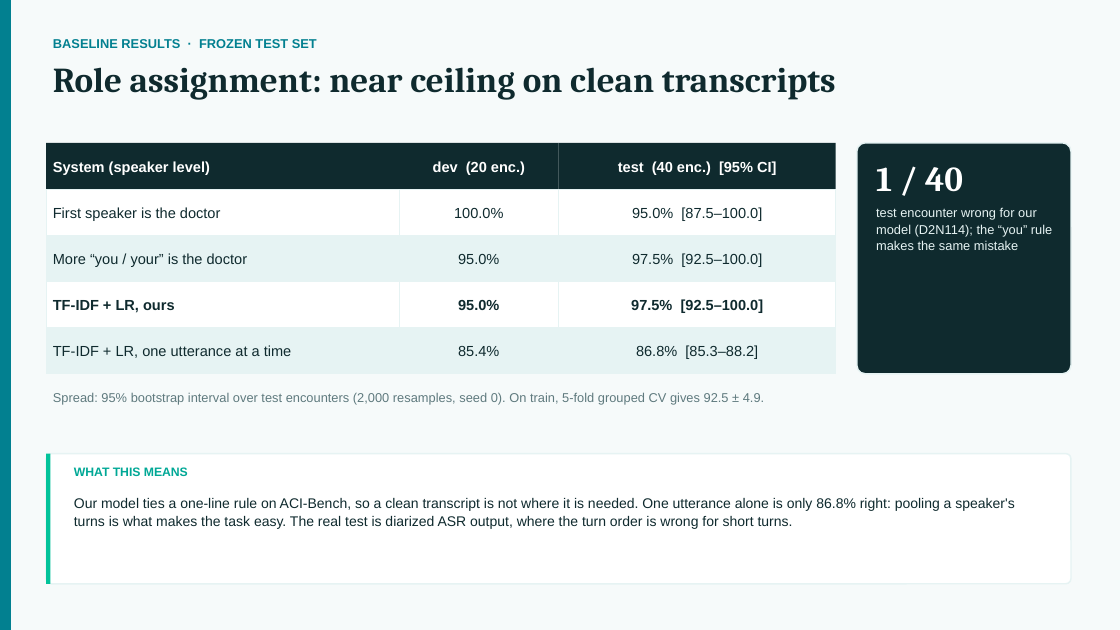
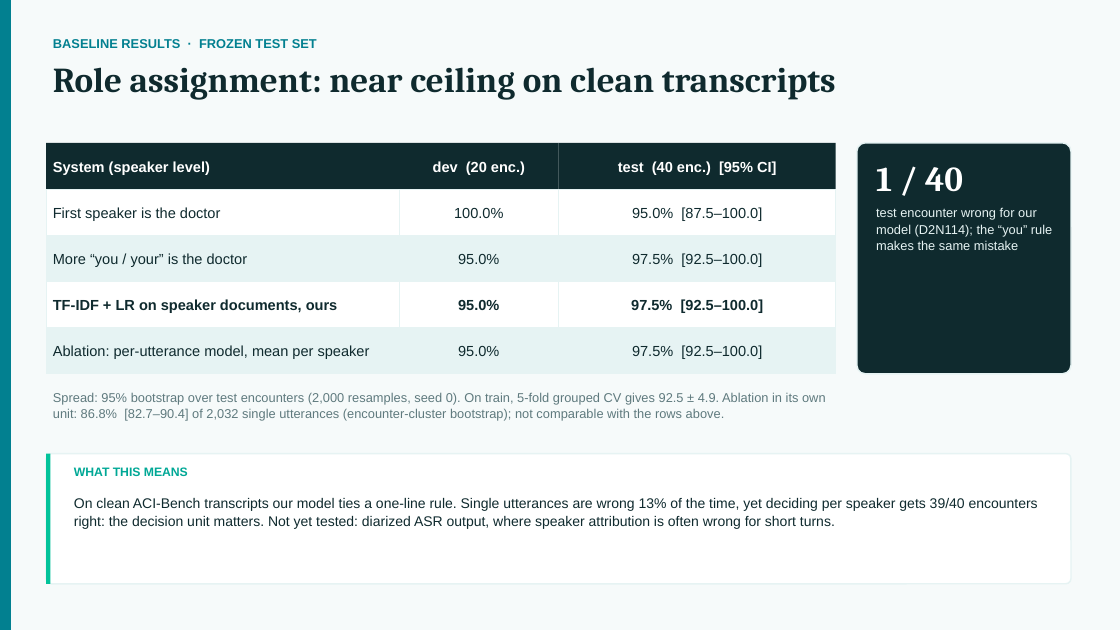
Before and after one commit to Pikseel/medscribe, a slide deck: slide 6 of results/medscribe_midproject.pptx. Drawn at 1120x630 pixels with LibreOffice and Linux fonts; fonts in the diff are those of the drawing. Boxes give left, top, right and bottom in pixels: in the first picture for what was removed or moved away, otherwise in the second. Text is boxed around its words. In the diff, an @@ line names an element or a change of style, - is before the commit and + after.

```diff
--- a/results/medscribe_midproject.pptx
+++ b/results/medscribe_midproject.pptx
@@ text at (53,299,338,313): text changed @@
-TF-IDF + LR, ours
+TF-IDF + LR on speaker documents, ours
@@ text at (53,345,370,359): text changed @@
-TF-IDF + LR, one utterance at a time
+Ablation: per-utterance model, mean per speaker
@@ text at (458,346,499,356): text changed @@
-85.4%
+95.0%
@@ text at (632,345,762,359): text changed @@
-86.8% [85.3–88.2]
+97.5% [92.5–100.0]
@@ text at (53,392,826,421): text changed @@
-Spread: 95% bootstrap interval over test encounters (2,000 resamples, seed 0). On train, 5-fold grouped CV gives 92.5 ± 4.9.
+Spread: 95% bootstrap over test encounters (2,000 resamples, seed 0). On train, 5-fold grouped CV gives 92.5 ± 4.9. Ablation in its own unit: 86.8% [82.7–90.4] of 2,032 single utterances (encounter-cluster bootstrap); not comparable with the rows above.
@@ text at (74,498,1038,529): text changed @@
-Our model ties a one-line rule on ACI-Bench, so a clean transcript is not where it is needed. One utterance alone is only 86.8% right: pooling a speaker's turns is what makes the task easy. The real test is diarized ASR output, where the turn order is wrong for short turns.
+On clean ACI-Bench transcripts our model ties a one-line rule. Single utterances are wrong 13% of the time, yet deciding per speaker gets 39/40 encounters right: the decision unit matters. Not yet tested: diarized ASR output, where speaker attribution is often wrong for short turns.
```
Also in this commit, not shown: 7 other slides changed, 4 other files.
